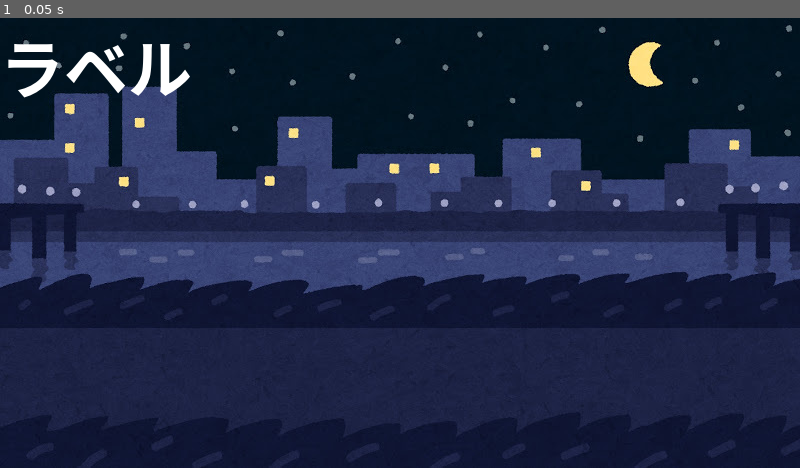
Above: before the commit, frame 1.
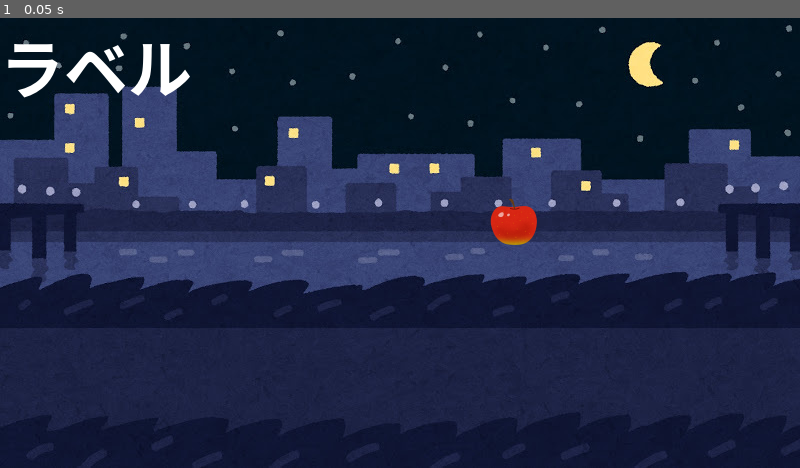
Above: after the commit, the same moment.

Repository: 22093/team4
Game: Godot game, scene res://my_world.tscn
The game is run twice, just before and just after one commit, with the same random seed, the same clock (stepped at 60 frames per second) and the same inputs. The project has no main scene, so this scene is started directly.
Inputs:
- Up to frame 1 (0.05 s): no input

The runs differ from the first frame. In frame 1, 0.4% of the frame differs, in the area x 61-68%, y 40-51%.

Commit message:
Cがキャラ追加

Diff:
--- /dev/null
+++ b/game4/godot-template-v2/apple.tscn
@@ -0,0 +1,16 @@
+[gd_scene format=3 uid="uid://c4evgsrgxssxn"]
+
+[ext_resource type="PackedScene" uid="uid://bpyevpyu03sxt" path="res://actor.tscn" id="1_n78qv"]
+[ext_resource type="Texture2D" uid="uid://gf7upnism62q" path="res://img/APPLE.png" id="2_whgpf"]
+
+[sub_resource type="CircleShape2D" id="CircleShape2D_ekwnm"]
+radius = 23.021729
+
+[node name="Apple" unique_id=1239789849 instance=ExtResource("1_n78qv")]
+position = Vector2(1, 3)
+
+[node name="Sprite2D" parent="." index="0" unique_id=712688549]
+texture = ExtResource("2_whgpf")
+
+[node name="CollisionShape2D" parent="." index="1" unique_id=881902376]
+shape = SubResource("CircleShape2D_ekwnm")
--- a/game4/godot-template-v2/my_world.tscn
+++ b/game4/godot-template-v2/my_world.tscn
@@ -3,9 +3,13 @@
 [ext_resource type="PackedScene" uid="uid://6o7fxp26ru0v" path="res://world.tscn" id="1_cery3"]
 [ext_resource type="Script" uid="uid://wtcnsqp8n6dp" path="res://my_world.gd" id="2_1u75a"]
 [ext_resource type="Texture2D" uid="uid://cu8r7k323oo07" path="res://img/MyWorld.jpg" id="3_asled"]
+[ext_resource type="PackedScene" uid="uid://c4evgsrgxssxn" path="res://apple.tscn" id="4_1u75a"]
 
 [node name="MyWorld" unique_id=1137961271 instance=ExtResource("1_cery3")]
 script = ExtResource("2_1u75a")
 
 [node name="Sprite2D" parent="." index="0" unique_id=1597890546]
 texture = ExtResource("3_asled")
+
+[node name="Apple" parent="." index="2" unique_id=1239789849 instance=ExtResource("4_1u75a")]
+position = Vector2(514, 204)
